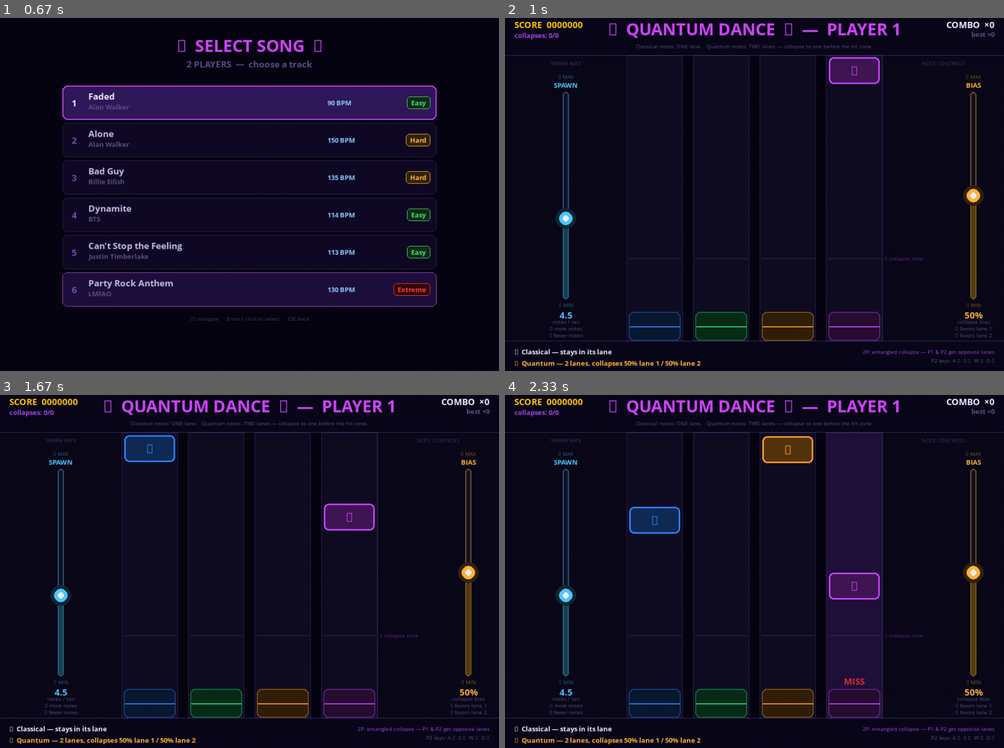
Above: before the commit, frames 1-4 (two rows, left to right).
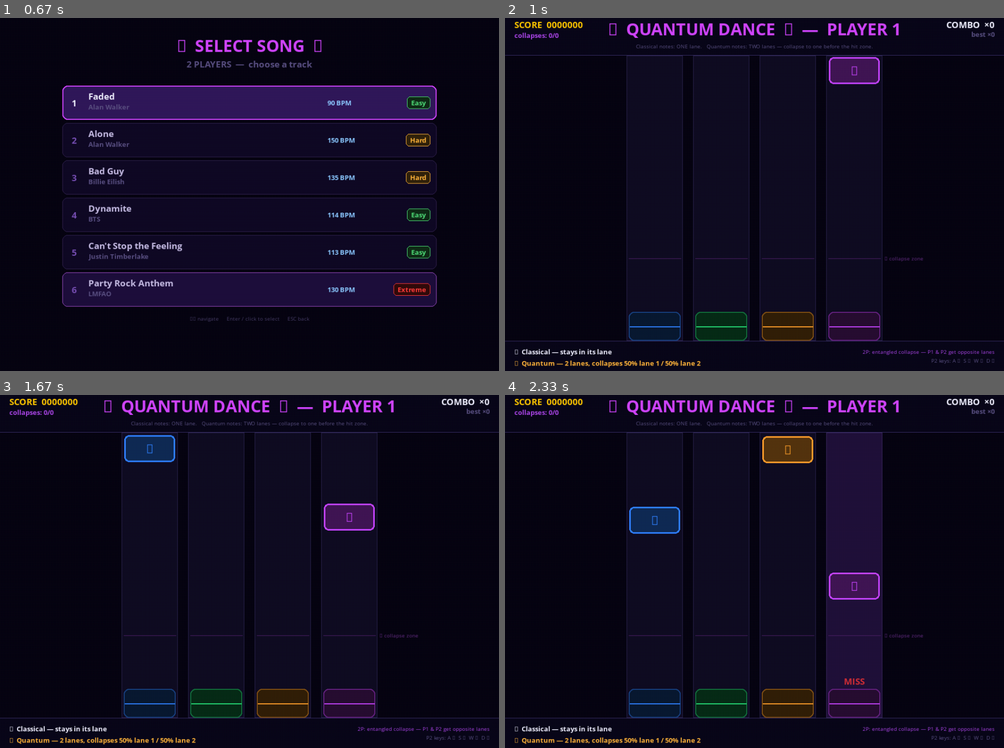
Above: after the commit, the same moments.

Repository: parzival1401/mobile_quantum-
Game: pygame game, started from dance_dance/quantum_dance.py
Same seed, same stepped clock (60 frames per second), same inputs: the game is played once before the commit and once after it.
Inputs (mouse positions are in pixels of both pictures, inside the frame that each line leads up to):
- Up to frame 1 (0.67 s): press the mouse at (249, 250) at 0.37 s; move the mouse to (169, 268) at 0.47 s; release the mouse at (94, 286) at 0.6 s
- Up to frame 2 (1 s): tap Enter at 0.67 s
- Up to frame 3 (1.67 s): tap D at 1 s; click (29, 412) at 1.38 s, where only the run after the commit has a clickable "collapses: 0/0"
- Up to frame 4 (2.33 s): hold Right from 2.17 s (still down); move the mouse to (634, 504) at 2.2 s

Frame 1 is identical in both runs. In frame 2, 1.9% of the frame differs, in the area x 8-98%, y 10-92%; in frame 3, 1.9%; in frame 4, 1.9%.

Commit message:
Remove side panels and sliders from gameplay view
Co-Authored-By: Claude Sonnet 4.6 <noreply@anthropic.com>

Diff:
--- a/dance_dance/quantum_dance.py
+++ b/dance_dance/quantum_dance.py
@@ -945,7 +945,6 @@
 
 def _render_player(surf, ps: PlayerState, label: str = ""):
     surf.fill(BG)
-    draw_panels(surf)
     draw_lanes(surf, ps.key_flash)
     draw_hit_zone(surf)
 
@@ -957,9 +956,6 @@
 
     for p in ps.particles: p.draw(surf)
     for f in ps.floats:    f.draw(surf)
-
-    for sl in active_sliders():
-        sl.draw(surf)
 
     draw_top(surf, ps, label)
     draw_bottom(surf)
@@ -1067,8 +1063,6 @@
                         if event.key == k:
                             p2.handle_key(i)
 
-            for sl in active_sliders():
-                sl.handle_event(event)
 
         update()
         for nid in collapsed_outcomes:
